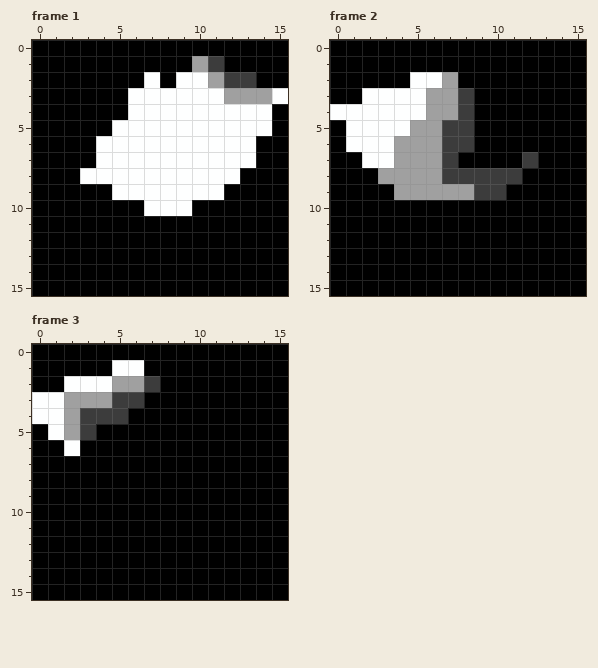
One commit to this pixel-art file: art/sprite_tiles/dagger_south.aseprite. The picture above is the old version.
16x16 pixels, 4 frames. Shown: frame 1, frame 2, frame 3.
New version:
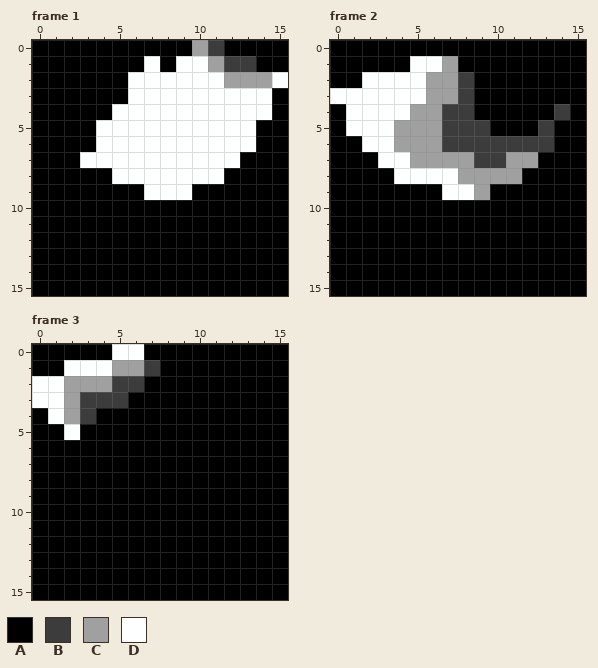
Palette (. is transparent): A #000000  B #3c3c3c  C #a0a0a0  D #feffff
Difference:
Changed rows in their new state; - is an unchanged pixel.
Frame 1:
first column x 3:
 0 -------CB----
 1 ----D-DDCBB--
 2 ---D-D--DCCCD
 3 ---------DDDA
 4 --D----------
 5 -D---------A-
 7 D---------A--
 8 AA-------A---
 9 --AA---AA----
10 ----AAA------
Frame 2:
first column x 0:
 1 -----DDC-------
 2 --DDD-C-B------
 3 DD-------------
 4 A----C-B------B
 5 ----C----B---B-
 6 -A-------BBBBB-
 7 --A-D--CCBBCC--
 8 ---ADDDDCCCC---
 9 ----AAADDCA----
Frame 3:
first column x 0:
 0 -----DD-
 1 --DDDCCB
 2 DDCCCBBA
 3 ---BB-A-
 4 A---AA--
 5 -ADA----
 6 --A-----
Boxes around the changes in both pictures, in picture pixels (x1, y1, x2, y2):
changed: (80, 40, 288, 216)
changed: (330, 56, 570, 200)
changed: (32, 344, 160, 456)
